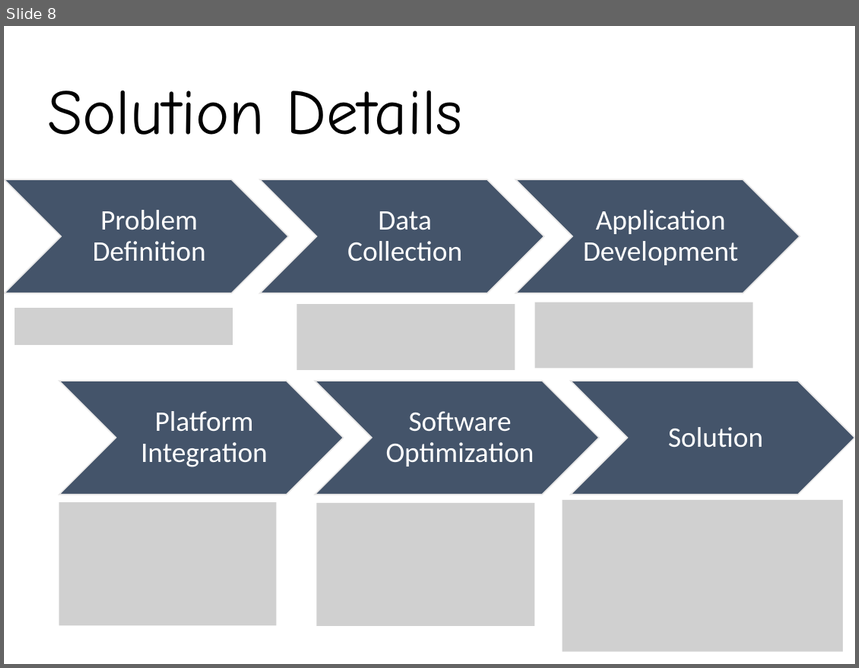
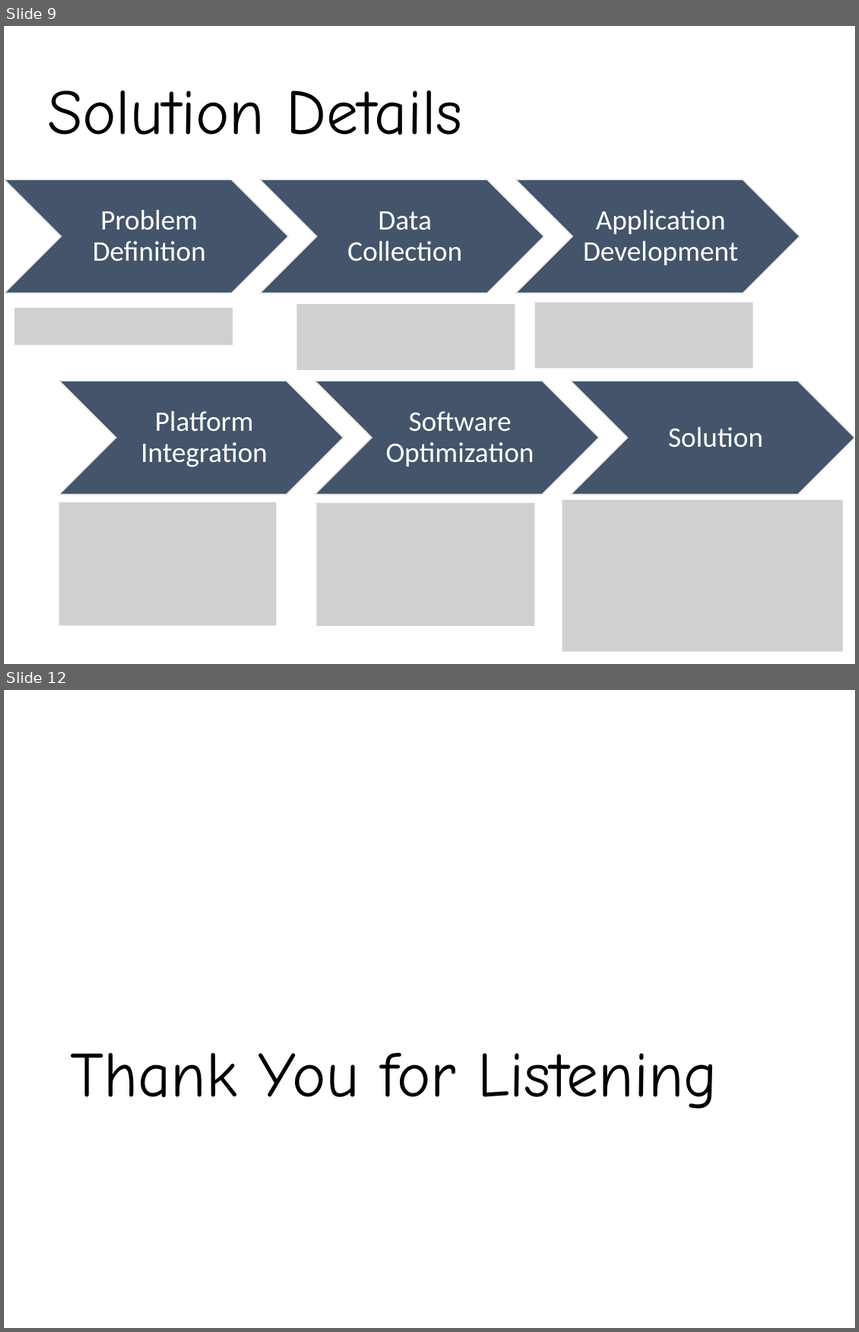
Before and after one commit to hunghw/2017NASA_NCTUBeach, a slide deck: 2017 NASA Hackathon Taiwan.pptx. Shown one above the other, each under a label of ours: slide 8 before the commit, slides 9 and 12 after it; the slides between them are not shown. The pictures are 859x668 and 859x1332 pixels, drawn with LibreOffice and Linux fonts; fonts in the diff are those of the drawing; grey boxes stand for pictures. Boxes give left, top, right and bottom in pixels: in the first picture for what was removed or moved away, otherwise in the second. Text is boxed around its words. In the diff, an @@ line names an element or a change of style, - is before the commit and + after.

```diff
--- a/2017 NASA Hackathon Taiwan.pptx
+++ b/2017 NASA Hackathon Taiwan.pptx
@@ slide 12 added at box(4, 690, 855, 1328), background #FFFFFF @@
@@ title added at box(71, 1053, 718, 1109), 54 pt, text #000000 @@
+Thank You for Listening
@@ what was slide 8 is now slide 9 @@
```
Also in this commit, not shown: 6 slides changed.
